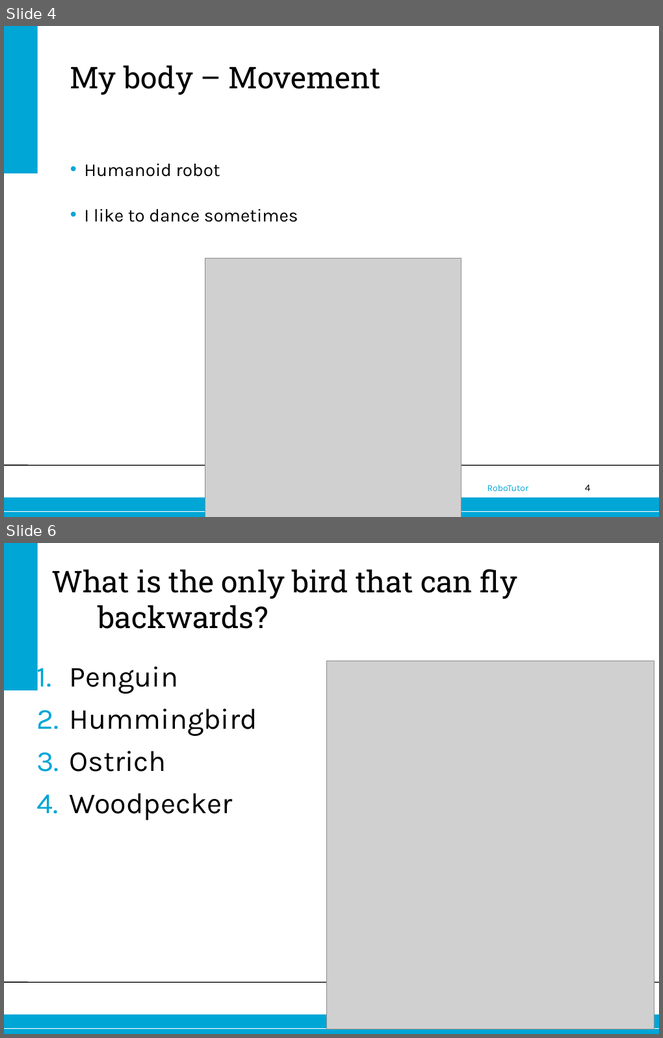
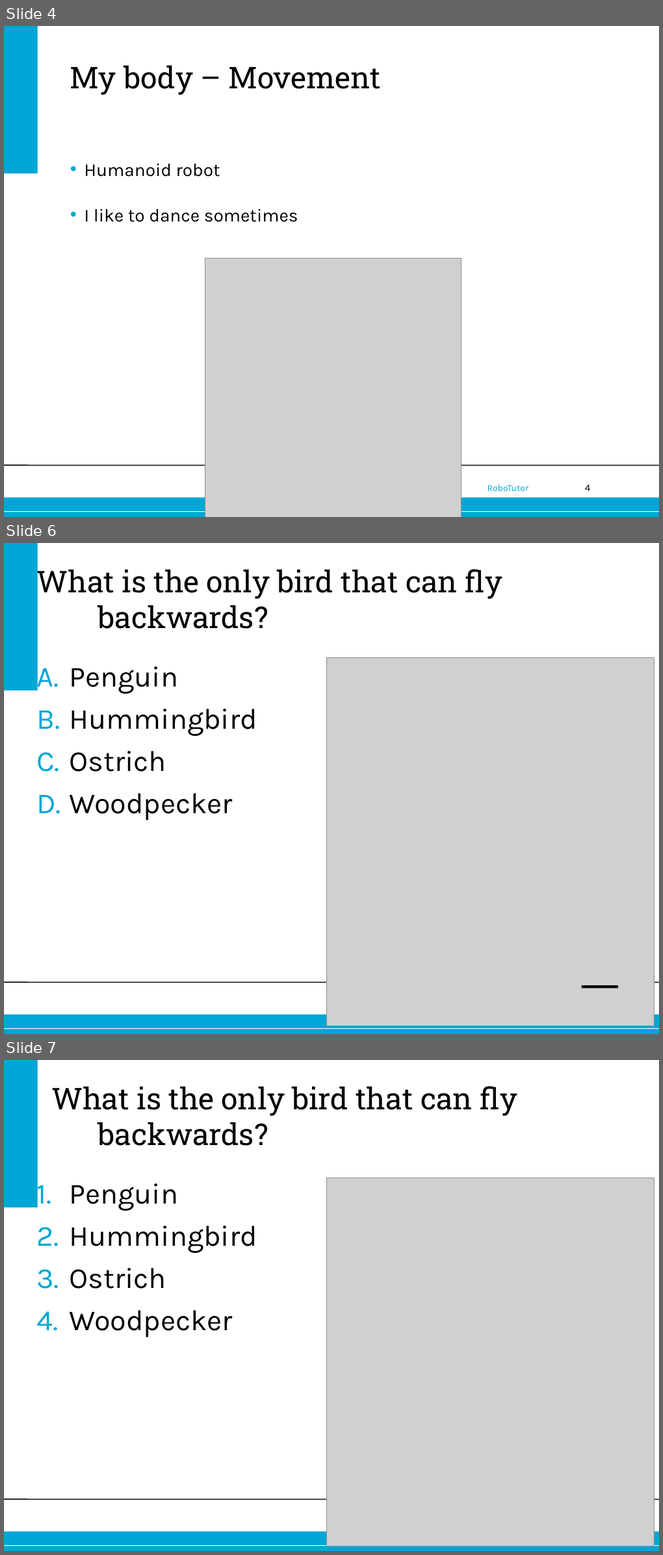
Before and after one commit to jettan/robotutor, a slide deck: Nao.ppt. Shown one above the other, each under a label of ours: slides 4 and 6 before the commit, slides 4, 6 and 7 after it; the slides between them are not shown. The pictures are 663x1038 and 663x1555 pixels, drawn with LibreOffice and Linux fonts; fonts in the diff are those of the drawing; grey boxes stand for pictures; background and template pictures are left out. Boxes give left, top, right and bottom in pixels: in the first picture for what was removed or moved away, otherwise in the second. Text is boxed around its words. In the diff, an @@ line names an element or a change of style, - is before the commit and + after.

```diff
--- a/Nao.ppt
+++ b/Nao.ppt
@@ slide 6 added at bbox=[4, 543, 659, 1034], background #FFFFFF; not listed: 4 template elements that a slide beside it also shows @@
@@ title added at bbox=[36, 565, 503, 629], 33 pt, text #000000 @@
+What is the only bird that can fly backwards?
@@ picture added at bbox=[327, 657, 655, 1027] @@
@@ text added at bbox=[70, 667, 258, 821], 32 pt, text #000000 @@
+A. Penguin
+B. Hummingbird
+C. Ostrich
+D. Woodpecker
@@ line added from (582, 987) to (618, 987), #000000 3 pt @@
@@ what was slide 6 is now slide 7 @@
```
Also in this commit, not shown: 1 slide changed, 5 other files.
